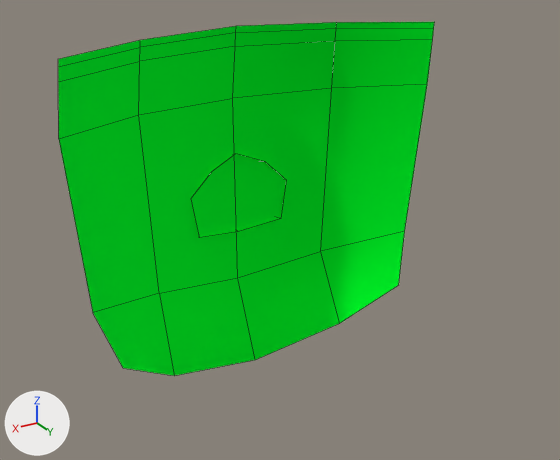
The FBX model Assets/Resources/mask/female3.fbx as it was, and as the next commit left it.
Before and after are seen from a 50 mm camera at (0.187, 0.218, 0.884) aimed at (-0.007, -0.106, 0.722). Lighting does not change. The marker at lower left points along +X, +Y and +Z. Mesh edges are drawn as thin lines. Where no turn or scale is listed for an object, it has been applied to the vertices.

In view in the first picture: 'common_people_male_3'.
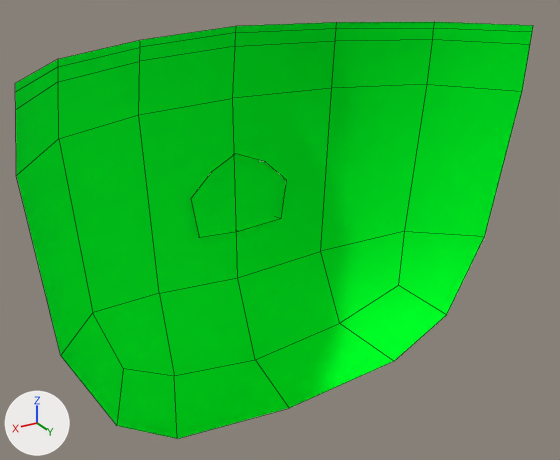
Diff of the bpy script that builds the scene:
```diff
--- a/Assets/Resources/mask/female3.fbx.py
+++ b/Assets/Resources/mask/female3.fbx.py
@@ me_메쉬 @@
 # used by ob_common_people_male_3; location = (0.0, 0.0, 0.0)
-me_메쉬.from_pydata(...)  # 49 vertices, 36 faces; spans x -0.103..0.103, y -0.163..-0.1, z 0.635..0.825
+me_메쉬.from_pydata(...)  # 64 vertices, 50 faces; spans x -0.131..0.131, y -0.163..-0.059, z 0.625..0.825
+# me_메쉬 part 1
+# 15 vertices are added at x -0.131..0.131, y -0.084..-0.059, z 0.625..0.825
+# 14 new faces join them
 me_메쉬.materials.append(mat_face_001)
```

Location of each change, (x1, y1, x2, y2) in pixels of the pictures (560 x 460 px):
'common_people_male_3', reshaped (37% wider, 18% taller)
    before: (58, 22, 435, 376)
    after: (15, 22, 533, 439)
part 1 of me_메쉬, added (green)
    after: (15, 22, 533, 439)
